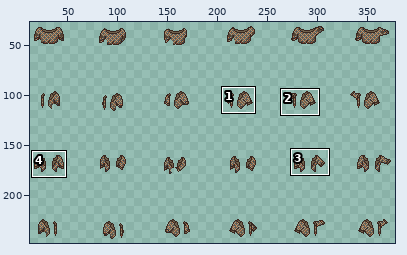
File history of a sprite sheet, Assets/Sprites/character/professor_slash_jacket.png. The first picture is a wide view before the edit; the outline marks the close-up.
Close-up. Before the commit:
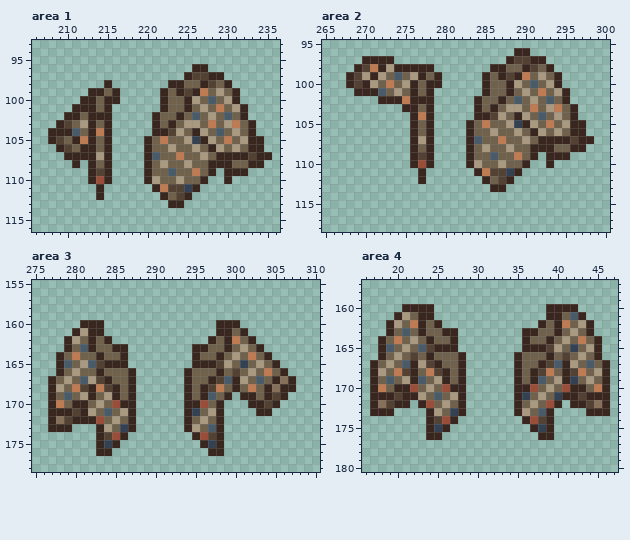
The file is 384x256 pixels. Colours within 5 levels of each other are drawn and written as one. Shown: area 1: x 206..236, y 93..116; area 2: x 265..300, y 95..118; area 3: x 275..310, y 155..178; area 4: x 16..47, y 157..180. The wide view leaves out empty margins. The commit also changed other parts of the picture, which this record leaves out.
And afterwards:
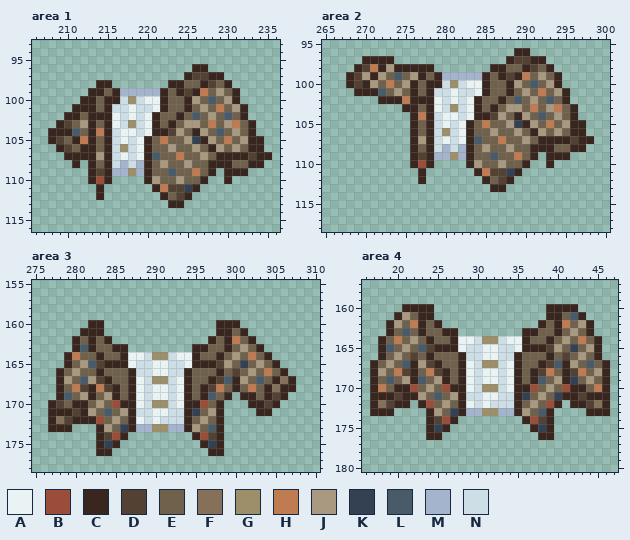
Palette (. is transparent): A #e9f3f4  B #9a4e3a  C #38261f  D #534234  E #6f614c  F #87705a  G #9d8f69  H #bf7b52  J #a99980  K #344153  L #495a68  M #a4b4cd  N #cedee7
Changes in this commit:
Area 1:
Colour A is added in row 100 at x 220 to 221; in row 101 at x 218 and 221; in row 102 at x 216, 218 and 220; in row 103 at x 216 and 220; in row 104 at x 217 to 218 and 220; in row 105 at x 217 and 219.
Colour A is added in row 106 at x 219; in row 107 at x 217 and 219.
Colour C is added in row 98 at x 214.
Colour G is added in row 100 at x 218; in row 103 at x 218; in row 106 at x 217; in row 109 at x 218.
Colour M is added in row 99 at x 217 to 221; in row 108 at x 217 and 219; in row 109 at x 216 to 217 and 219.
Colour N is added in row 100 at x 217 and 219; in row 101 at x 216 to 217 and 219 to 220; in rows 102 to 103 at x 217 and 219; in row 104 at x 216 and 219; in rows 105 to 108 at x 216 and 218.
Area 2:
Colour A is added in row 100 at x 283 to 284; in row 101 at x 281 and 284; in row 102 at x 279, 281 and 283; in row 103 at x 279 and 283; in row 104 at x 280 to 281 and 283; in row 105 at x 280 and 282.
Colour A is added in row 106 at x 282; in row 107 at x 280 and 282.
Colour G is added in row 100 at x 281; in row 103 at x 281; in row 106 at x 280; in row 109 at x 281.
Colour M is added in row 99 at x 280 to 284; in row 108 at x 280 and 282; in row 109 at x 279 to 280 and 282.
Colour N is added in row 100 at x 280 and 282; in row 101 at x 279 to 280 and 282 to 283; in rows 102 to 103 at x 280 and 282; in row 104 at x 279 and 282; in rows 105 to 108 at x 279 and 281.
Area 3:
Colour A is added in row 164 at x 287 to 288 and 293 to 294; in row 165 at x 287, 290 to 291 and 294; in row 166 at x 290 to 291; in row 167 at x 288 and 293; in rows 168 to 169 at x 288, 290 to 291 and 293; in row 170 at x 288 and 293.
Colour A is added in row 171 at x 290 to 291; in row 172 at x 288 and 290.
Colour C replaces colour E in row 163 at x 280; in row 164 at x 279; in row 167 at x 278; in row 169 at x 278.
Colour C replaces colour J in row 161 at x 281; in row 162 at x 280; in row 168 at x 278.
Colour C replaces colour L in row 165 at x 279.
Colour D replaces colour H in row 170 at x 278.
Colour G is added in row 164 at x 290 to 291; in row 167 at x 290 to 291; in row 170 at x 290 to 291; in row 173 at x 290 to 291.
Colour M is added in row 173 at x 288 to 289 and 292 to 293.
Colour N is added in row 164 at x 289 and 292; in rows 165 to 166 at x 288 to 289 and 292 to 293; in rows 167 to 170 at x 289 and 292; in row 171 at x 288 to 289 and 292 to 293; in row 172 at x 289 and 291 to 293.
Colour C is removed in row 160 at x 281; in row 161 at x 280; in rows 162 to 163 at x 279; in rows 164 to 165 at x 278; in rows 167 to 169 at x 277.
Area 4:
Colour A is added in row 164 at x 28 to 29 and 34 to 35; in row 165 at x 28, 31 to 32 and 35; in row 166 at x 31 to 32; in row 167 at x 29 and 34; in rows 168 to 169 at x 29, 31 to 32 and 34; in row 170 at x 29 and 34.
Colour A is added in row 171 at x 31 to 32; in row 172 at x 29 and 31.
Colour G is added in row 164 at x 31 to 32; in row 167 at x 31 to 32; in row 170 at x 31 to 32; in row 173 at x 31 to 32.
Colour M is added in row 173 at x 29 to 30 and 33 to 34.
Colour N is added in row 164 at x 30 and 33; in rows 165 to 166 at x 29 to 30 and 33 to 34; in rows 167 to 170 at x 30 and 33; in row 171 at x 29 to 30 and 33 to 34; in row 172 at x 30 and 32 to 34.
Changed places in both close-ups, as pixel boxes (x1, y1, x2, y2):
added: (96, 80, 160, 176)
added: (434, 72, 482, 160)
changed: (48, 320, 88, 408)
added: (128, 352, 192, 432)
added: (458, 336, 522, 416)
